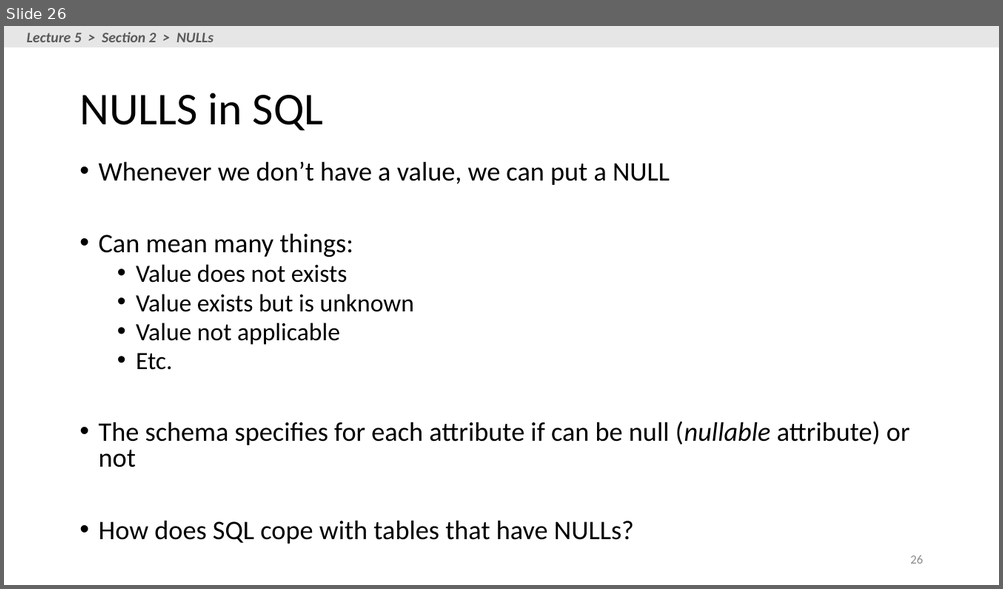
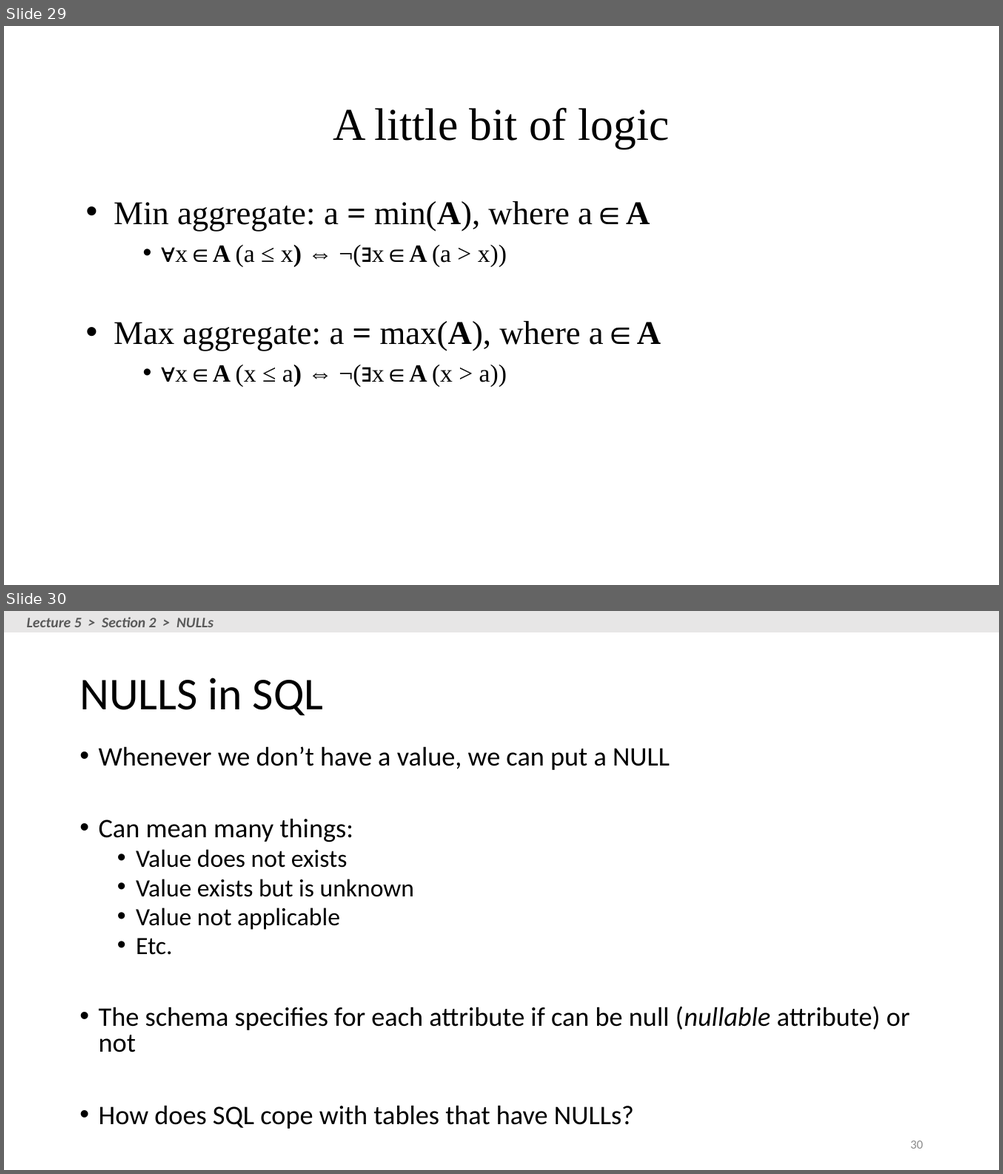
Before and after one commit to yazduni-cs/database-fall2018, a slide deck: lectures/lecture-2-3-4-5/Lecture_5_SQL.pptx. Shown one above the other, each under a label of ours: slide 26 before the commit, slides 29 and 30 after it. The pictures are 1003x589 and 1003x1174 pixels, drawn with LibreOffice and Linux fonts; fonts in the diff are those of the drawing. Boxes give left, top, right and bottom in pixels: in the first picture for what was removed or moved away, otherwise in the second. Text is boxed around its words. In the diff, an @@ line names an element or a change of style, - is before the commit and + after.

```diff
--- a/lectures/lecture-2-3-4-5/Lecture_5_SQL.pptx
+++ b/lectures/lecture-2-3-4-5/Lecture_5_SQL.pptx
@@ slide 29 added at bbox=[4, 26, 999, 585], background #FFFFFF @@
@@ text added at bbox=[333, 107, 669, 149], 44 pt, text #000000 @@
+A little bit of logic
@@ text added at bbox=[114, 201, 660, 387], 32 pt, text #000000 @@
+• Min aggregate: a = min(A), where a∈A
+    • ∀x∈A (a ≤ x) ⇔ ¬(∃x∈A (a > x))
+• Max aggregate: a = max(A), where a∈A
+    • ∀x∈A (x ≤ a) ⇔ ¬(∃x∈A (x > a))
@@ what was slide 26 is now slide 30 @@
@@ page number at bbox=[910, 1141, 922, 1149]: text changed @@
-26
+30
```
Also in this commit, not shown: 3 other slides added, 1 other file.
